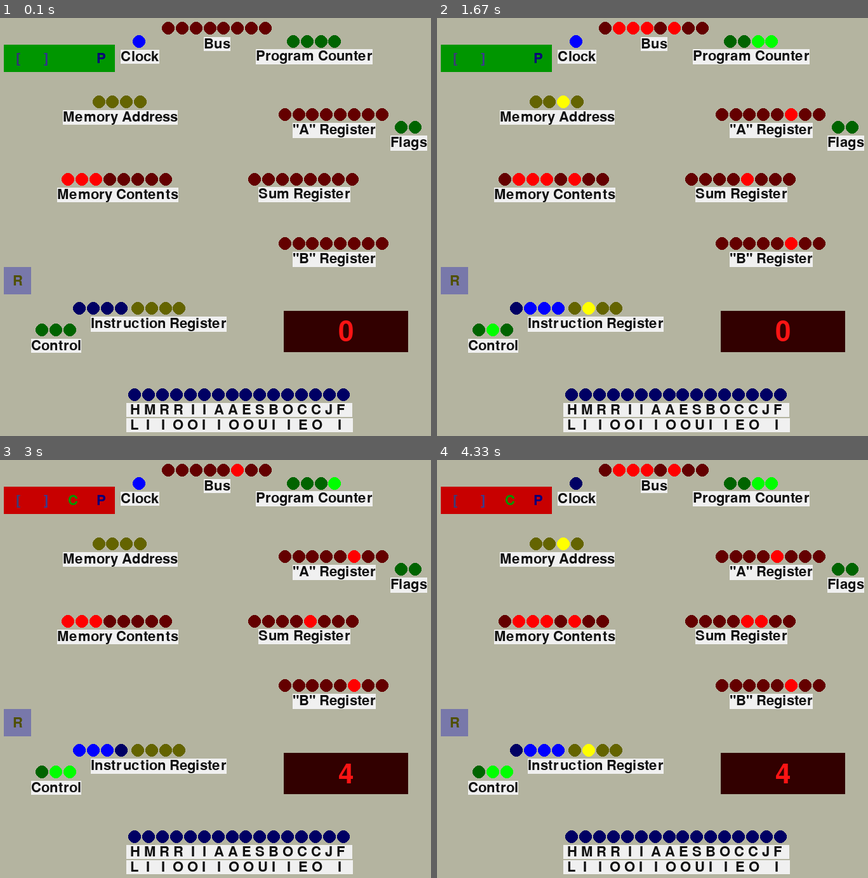
Above: before the commit, frames 1-4 (two rows, left to right).
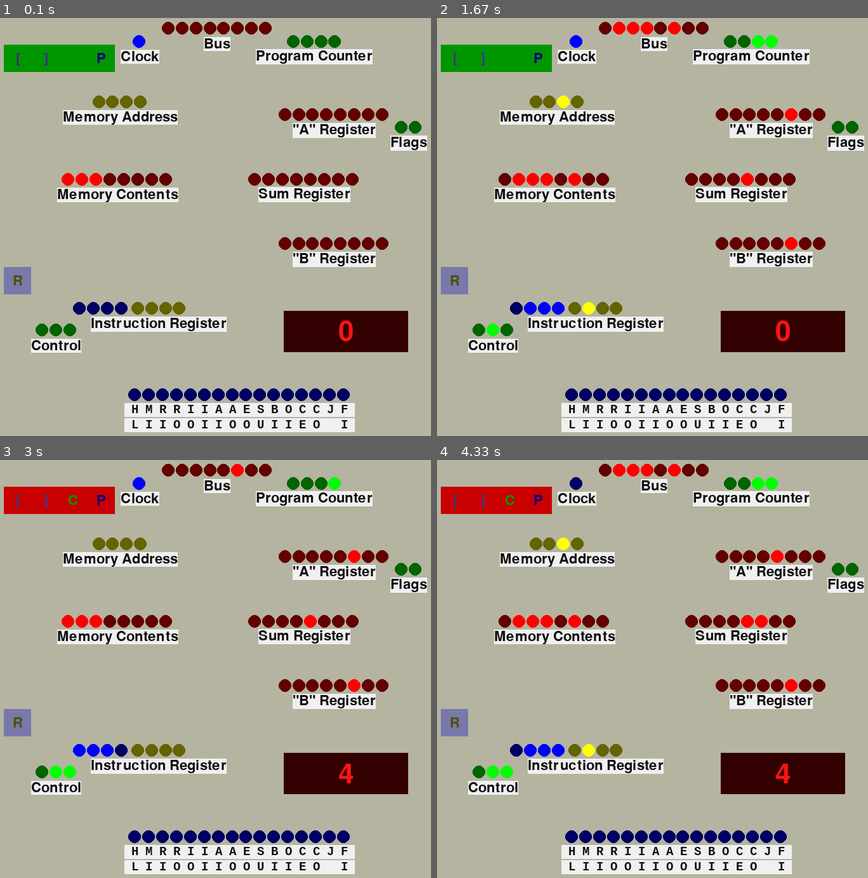
Above: after the commit, the same moments.

Repository: beauxq/be8bbbce
Game: pygame game, started from visual.py
The game is run twice, just before and just after one commit, with the same random seed, the same clock (stepped at 60 frames per second) and the same inputs.
Inputs:
- Up to frame 1 (0.1 s): no input
- Up to frame 2 (1.67 s): tap  at 0.33 s; tap Space at 0.67, 1.07, 1.37, 1.57 s
- Up to frame 3 (3 s): tap Space at 1.9, 2.2, 2.4, 2.7, 2.97 s
- Up to frame 4 (4.33 s): tap Space at 3.3, 3.6, 3.73, 4.13 s

The runs differ from the first frame. In frame 1, 0.9% of the frame differs, in the area x 28-83%, y 92-100%; in frame 2, 0.9%; in frame 3, 0.9%; in frame 4, 0.9%.

Commit message:
adjust control signal labels

Diff:
--- a/visualcomponents/visualmain.py
+++ b/visualcomponents/visualmain.py
@@ -23,11 +23,18 @@
         self.load_fonts()
 
     def load_fonts(self):
+        # print("setting font size", int(self.led_size()) + 1)
+        # print("width", self.screen.get_width())
         self.button_font = pygame.font.Font('freesansbold.ttf',
                                             int(self.led_size()) + 1)
         self.output_font = pygame.font.Font('freesansbold.ttf',
                                             (int(self.led_size()) + 1) * 2)
         self.label_font = self.button_font
+        self.signal_font = pygame.font.Font(
+            'visualcomponents/LiberationMono-Bold.ttf',
+            (int(self.led_size()) - 2) +
+            int((self.computer.bit_count - 8) * .125)
+        )
 
     def run(self):
         self.running = True
@@ -112,12 +119,16 @@
                         .76, .4, (1, 0, 0), "Sum Register")
         self.draw_value(self.computer.reg_b, bit_count,
                         .85, .55, (1, 0, 0), '"B" Register')
+        # a lot of math to get the position right for these labels
         self.draw_value(self.sw, 0,
-                        .55, .935, (1, 1, .8),
-                         " L  I   I  O O I   I  O O U I   I  E O    I   ")
+                        .003125 * bit_count + .525 +
+                        (self.screen.get_width() - 700) / 50000,
+                        -.001875 * bit_count + .95,
+                        (1, 1, .8),
+                        " L I I O O I I O O U I I E O   I ")
         self.draw_value(self.sw, 16,
                         .6, .9, (0, 0, 1),
-                        " H M R R  I  I  A A E S B O C C J F  ")
+                        " H M R R I I A A E S B O C C J F ")
 
         # controls
         # clock stuff
@@ -216,8 +227,11 @@
                                (int(circle_x), int(circle_y)),
                                int(radius))
             value >>= 1
-        text = self.label_font.render(label_text, True,
-                                      (16, 16, 16), (240, 240, 240))
+        font = self.label_font
+        if label_text.startswith(" "):
+            font = self.signal_font
+        text = font.render(label_text, True,
+                           (16, 16, 16), (240, 240, 240))
         textRect = text.get_rect()
         textRect.center = (x + (width / 2), y + (bit_size * 1.6))
         self.screen.blit(text, textRect)
Binary file added: visualcomponents/LiberationMono-Bold.ttf
